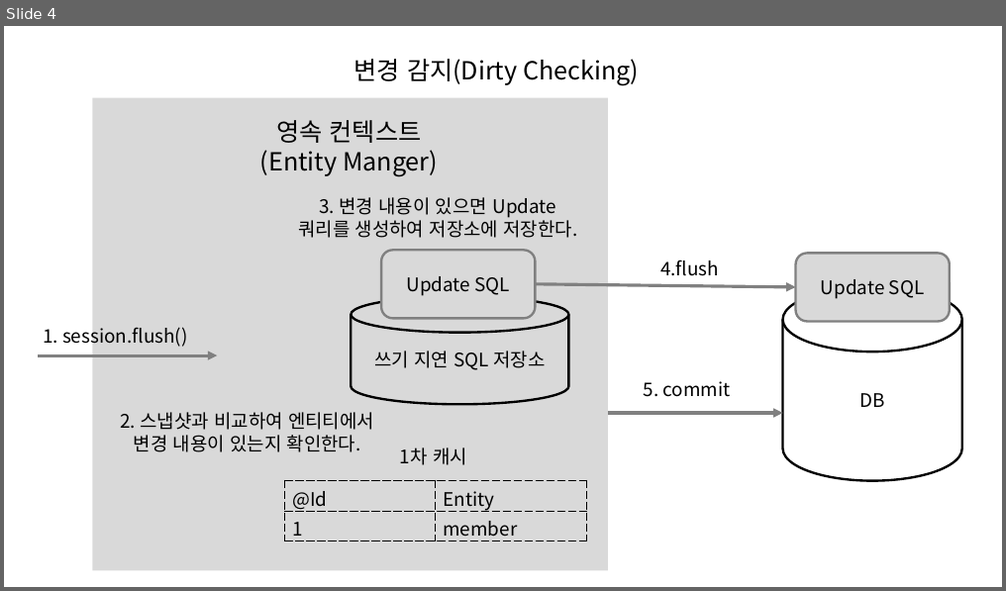
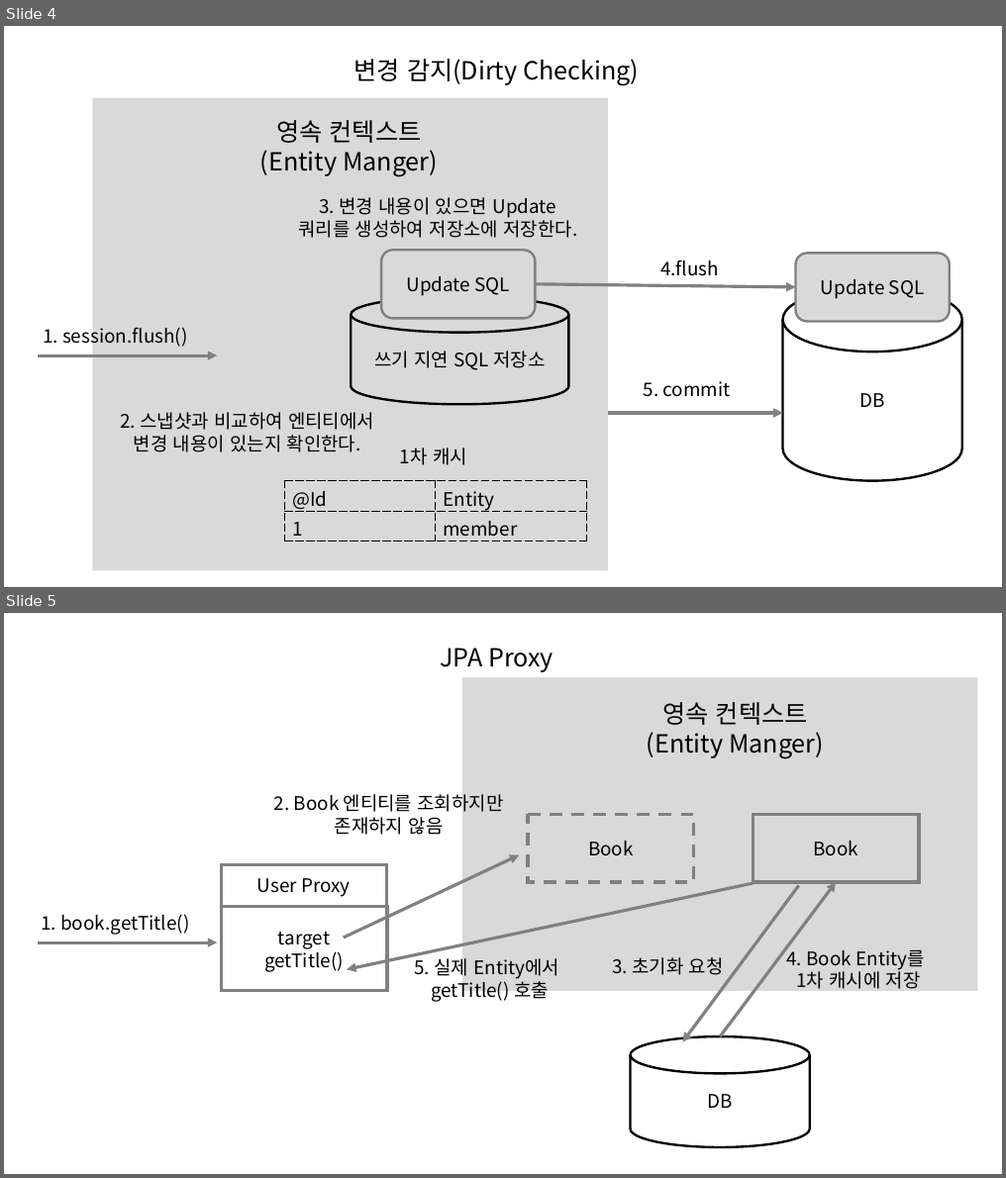
Before and after one commit to llmooon/llmooon.github.io, a slide deck: assets/spring/spring.pptx. Shown one above the other, each under a label of ours: slide 4 before the commit, slides 4 and 5 after it. The pictures are 1006x591 and 1006x1178 pixels, drawn with LibreOffice and Linux fonts; fonts in the diff are those of the drawing. Boxes give left, top, right and bottom in pixels: in the first picture for what was removed or moved away, otherwise in the second. Text is boxed around its words. In the diff, an @@ line names an element or a change of style, - is before the commit and + after.

Commit message:
update JPA Proxy & modify JPA persistence post

```diff
--- a/assets/spring/spring.pptx
+++ b/assets/spring/spring.pptx
@@ slide 5 added at [4,613,1002,1174], background #FFFFFF @@
@@ text added at [440,648,553,672], 24 pt, text #000000 @@
+JPA Proxy
@@ rectangle added at [462,677,978,991], fill #D9D9D9 @@
@@ text added at [647,702,824,760], 24 pt, text #000000 @@
+영속 컨텍스트(Entity Manger)
@@ text added at [274,794,504,835], 18 pt, text #000000 @@
+2. Book 엔티티를 조회하지만
+존재하지 않음
@@ rectangle added at [528,814,694,882], outline #808080 3 pt dashed, 18 pt, text #000000 @@
+Book
@@ rectangle added at [752,814,919,882], outline #808080 3 pt, 18 pt, text #000000 @@
+Book
@@ rectangle added at [221,865,386,906], outline #808080 3 pt, 18 pt, text #000000 @@
+User Proxy
@@ arrow added from (344, 938) to (519, 856), #808080 3 pt @@
@@ rectangle added at [221,906,387,991], outline #808080 3 pt, 18 pt, text #000000 @@
+target
+getTitle()
@@ arrow added from (752, 883) to (347, 970), #808080 3 pt @@
@@ arrow added from (799, 885) to (683, 1043), #808080 3 pt @@
@@ arrow added from (721, 1037) to (836, 882), #808080 3 pt @@
@@ text added at [41,914,189,935], 18 pt, text #000000 @@
+1. book.getTitle()
@@ arrow added from (39, 943) to (218, 943), #808080 3 pt @@
@@ text added at [414,956,559,1002], 18 pt, text #000000 @@
+5. 실제 Entity에서
+getTitle() 호출
@@ text added at [612,958,724,975], 18 pt, text #000000 @@
+3. 초기화 요청
@@ text added at [786,946,924,989], 18 pt, text #000000 @@
+4. Book Entity를
+1차 캐시에 저장
@@ cylinder added at [631,1037,810,1148], outline #000000 2.25 pt, 18 pt, text #000000 @@
+DB
```
Also in this commit, not shown: 2 other slides added, 8 other files.
